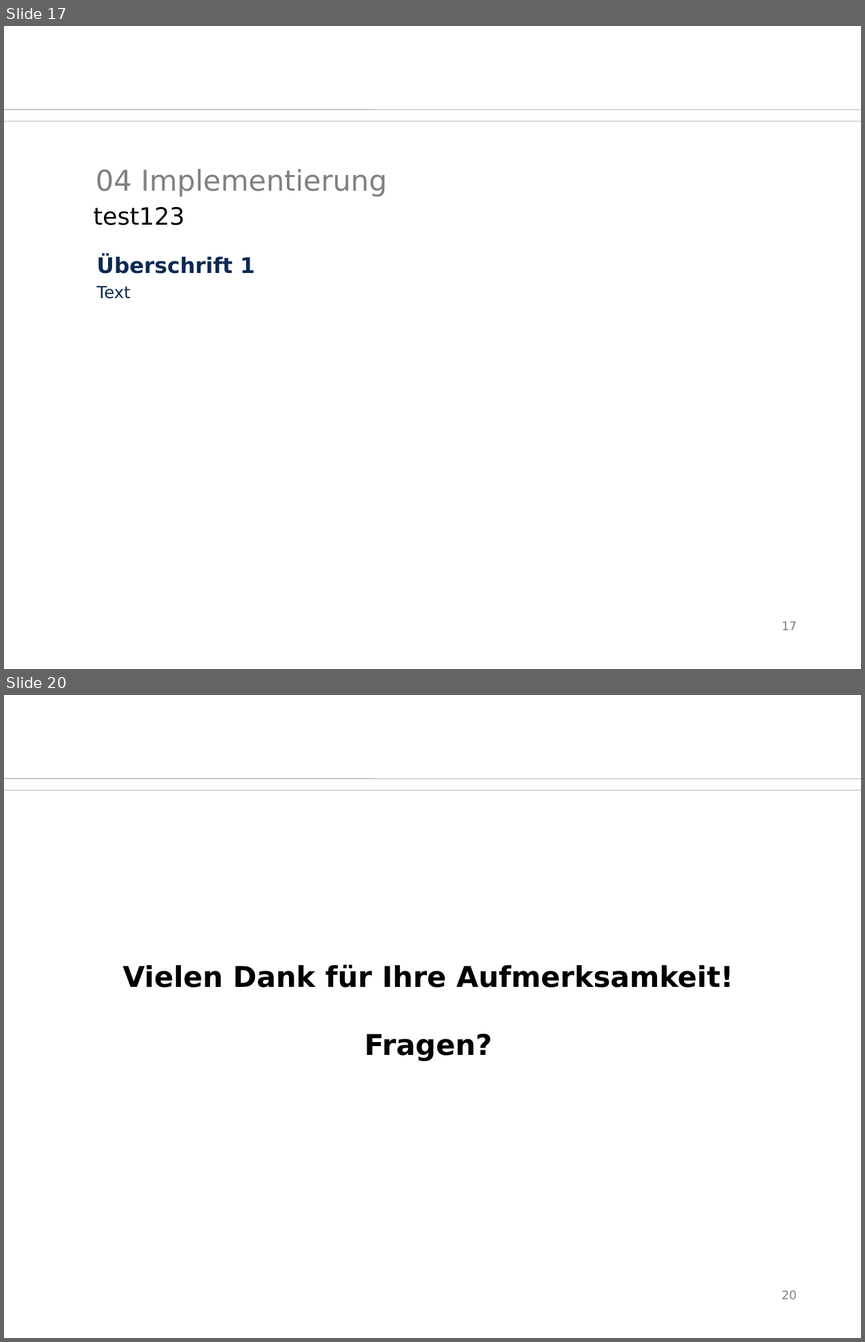
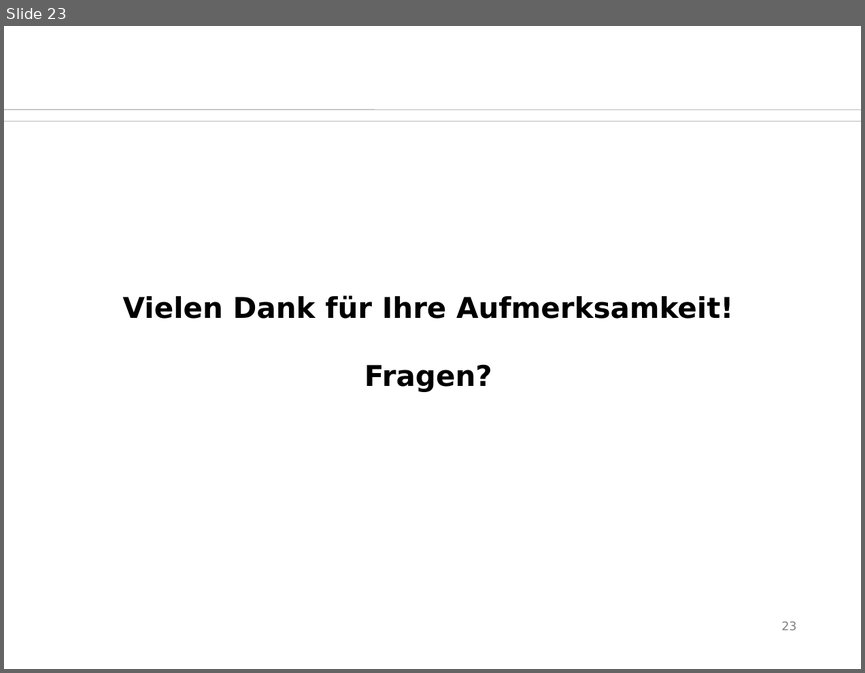
Before and after one commit to SaSteDD/ees_StegStef, a slide deck: präsi/btwf.odp. Shown one above the other, each under a label of ours: slides 17 and 20 before the commit, slide 23 after it; the slides between them are not shown. The pictures are 865x1342 and 865x673 pixels, drawn with LibreOffice and Linux fonts; fonts in the diff are those of the drawing; background and template pictures are left out. Boxes give left, top, right and bottom in pixels: in the first picture for what was removed or moved away, otherwise in the second. Text is boxed around its words. In the diff, an @@ line names an element or a change of style, - is before the commit and + after.

```diff
--- a/präsi/btwf.odp
+++ b/präsi/btwf.odp
@@ slide 17 removed at box(4, 26, 861, 669), background #FFFFFF; not listed: 2 template elements that a slide beside it also shows @@
@@ title removed at box(96, 169, 387, 197) @@
-04 Implementierung
@@ text removed at box(93, 207, 184, 225) @@
-test123
@@ text removed at box(96, 255, 255, 299) @@
-Überschrift 1
-Text
@@ page number removed at box(781, 621, 796, 630) @@
-17
@@ what was slide 20 is now slide 23 @@
@@ page number at box(781, 621, 796, 630): text changed @@
-20
+23
```
Also in this commit, not shown: 11 slides changed, 5 slides added, 1 other slide removed, 11 other files.
